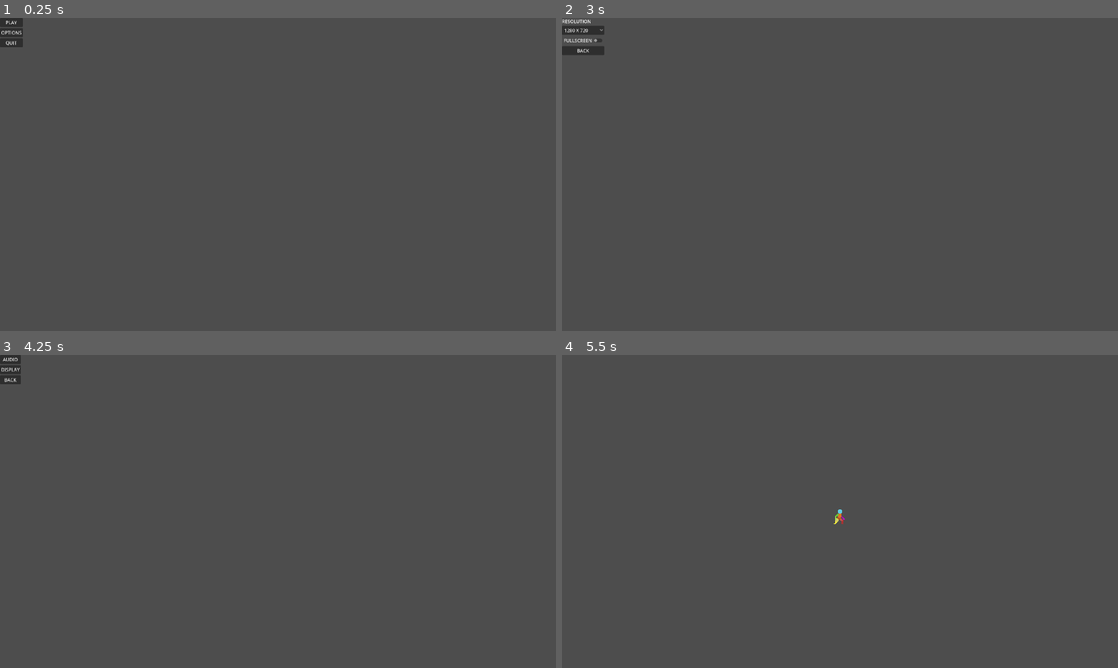
Above: before the commit, frames 1-4 (two rows, left to right).
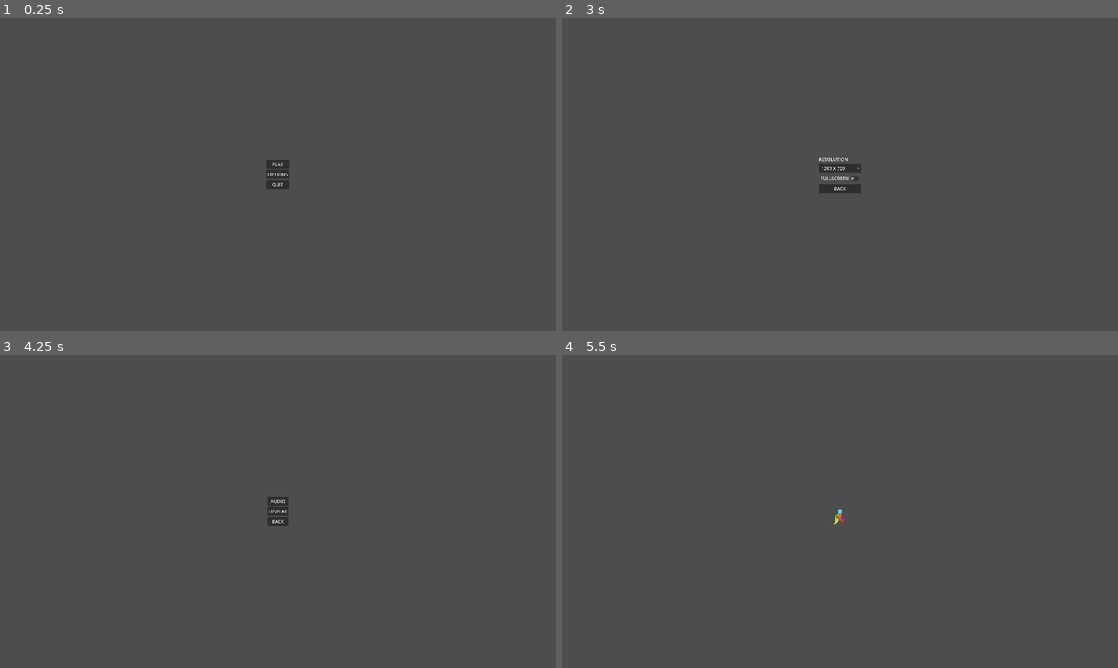
Above: after the commit, the same moments.

Repository: SJCooper/Prototype1
Game: Godot game, scene res://Assets/Scenes/Menus/start_menu.tscn
Two runs of this game, one before a commit and one after it. Both use one fixed random seed, a clock stepped at 60 frames per second and the inputs below.
Inputs:
- Up to frame 1 (0.25 s): no input
- Up to frame 2 (3 s): click "OPTIONS" at 0.5 s; click "AUDIO" at 1.25 s; click "BACK" at 2 s; click "DISPLAY" at 2.75 s
- Up to frame 3 (4.25 s): click "BACK" at 3.5 s
- Up to frame 4 (5.5 s): click "BACK" at 4.25 s; click "PLAY" at 5 s

The runs differ from the first frame. In frame 1, 0.7% of the frame differs, in the area x 0-52%, y 0-55%; in frame 2, 1.0%, in the area x 0-54%, y 0-56%; in frame 3, 0.6%; in frame 4, nothing differs.

Commit message:
Align menu items
move menu items to centre of screen and set default window mode to fullscreen

Diff:
--- a/Assets/Scenes/Menus/audio_menu.tscn
+++ b/Assets/Scenes/Menus/audio_menu.tscn
@@ -14,12 +14,17 @@
 script = ExtResource("1_tusey")
 
 [node name="MarginContainer" type="MarginContainer" parent="."]
-layout_mode = 0
-offset_right = 40.0
-offset_bottom = 40.0
+layout_mode = 1
+anchors_preset = 15
+anchor_right = 1.0
+anchor_bottom = 1.0
+grow_horizontal = 2
+grow_vertical = 2
 
 [node name="VBoxContainer" type="VBoxContainer" parent="MarginContainer"]
 layout_mode = 2
+size_flags_horizontal = 4
+size_flags_vertical = 4
 
 [node name="Mute" type="CheckButton" parent="MarginContainer/VBoxContainer"]
 layout_mode = 2
--- a/Assets/Scenes/Menus/display_menu.tscn
+++ b/Assets/Scenes/Menus/display_menu.tscn
@@ -14,12 +14,17 @@
 script = ExtResource("1_hi38b")
 
 [node name="MarginContainer" type="MarginContainer" parent="."]
-layout_mode = 0
-offset_right = 40.0
-offset_bottom = 40.0
+layout_mode = 1
+anchors_preset = 15
+anchor_right = 1.0
+anchor_bottom = 1.0
+grow_horizontal = 2
+grow_vertical = 2
 
 [node name="VBoxContainer" type="VBoxContainer" parent="MarginContainer"]
 layout_mode = 2
+size_flags_horizontal = 4
+size_flags_vertical = 4
 
 [node name="Label" type="Label" parent="MarginContainer/VBoxContainer"]
 layout_mode = 2
--- a/Assets/Scenes/Menus/options_menu.tscn
+++ b/Assets/Scenes/Menus/options_menu.tscn
@@ -14,12 +14,17 @@
 script = ExtResource("1_dt0kk")
 
 [node name="MarginContainer" type="MarginContainer" parent="."]
-layout_mode = 0
-offset_right = 40.0
-offset_bottom = 40.0
+layout_mode = 1
+anchors_preset = 15
+anchor_right = 1.0
+anchor_bottom = 1.0
+grow_horizontal = 2
+grow_vertical = 2
 
 [node name="VBoxContainer" type="VBoxContainer" parent="MarginContainer"]
 layout_mode = 2
+size_flags_horizontal = 4
+size_flags_vertical = 4
 
 [node name="Audio" type="Button" parent="MarginContainer/VBoxContainer"]
 layout_mode = 2
--- a/Assets/Scenes/Menus/start_menu.tscn
+++ b/Assets/Scenes/Menus/start_menu.tscn
@@ -12,12 +12,17 @@
 script = ExtResource("1_t85va")
 
 [node name="MarginContainer" type="MarginContainer" parent="."]
-layout_mode = 0
-offset_right = 40.0
-offset_bottom = 40.0
+layout_mode = 1
+anchors_preset = 15
+anchor_right = 1.0
+anchor_bottom = 1.0
+grow_horizontal = 2
+grow_vertical = 2
 
 [node name="VBoxContainer" type="VBoxContainer" parent="MarginContainer"]
 layout_mode = 2
+size_flags_horizontal = 4
+size_flags_vertical = 4
 
 [node name="Play" type="Button" parent="MarginContainer/VBoxContainer"]
 layout_mode = 2
--- a/project.godot
+++ b/project.godot
@@ -23,6 +23,7 @@
 
 window/size/viewport_width=1920
 window/size/viewport_height=1080
+window/size/mode=3
 window/size/initial_position_type=2
 window/size/initial_screen=1
 window/stretch/mode="viewport"
